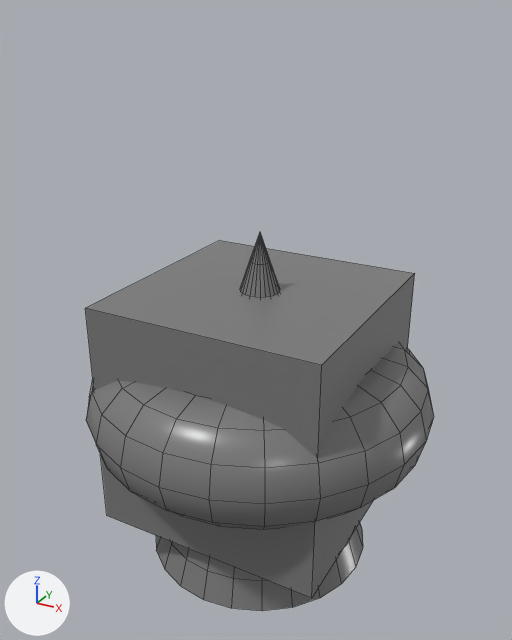
What one commit did to the COLLADA model LD32/Assets/Meshes/Attributes.dae.
Both versions are drawn from a 50 mm camera at (1.31, -2.41, 1.56) aimed at (-0.01, -0.01, 0.36). Every picture has the same lights, and +X, +Y and +Z are marked at lower left. Mesh edges are drawn as thin lines.

Objects in the first picture: 'Attribute0', 'Attribute2', 'Attribute3'.
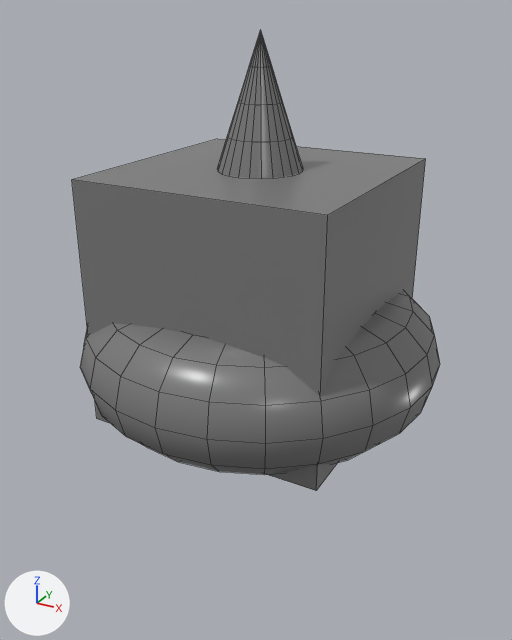
Pixel boxes [x1, y1, x2, y2] of what changed, in the pictures (512 x 640 px):
'Attribute0', mesh moved: before [85, 241, 415, 598]; after [72, 139, 425, 491]
'Attribute3', mesh moved: before [86, 343, 434, 529]; after [80, 291, 440, 475]
'Attribute2', mesh moved: before [156, 232, 363, 611]; after [217, 30, 303, 178]

What the commit changed:
me_attribute0 has 8 vertices, 6 faces and spans x -0.5..0.5, y -0.5..0.5, z -0.5..0.5.
me_attribute0 is used by ob_attribute0; location (0.0, 0.0, 0.0).
me_attribute0 part 1: the whole mesh is moved by (0.0, 0.0, 0.5).
me_attribute2 has 289 vertices, 289 faces and spans x -0.5..0.5, y -0.5..0.5, z -0.75..0.75.
me_attribute2 is used by ob_attribute2; location (0.0, 0.0, 0.0).
me_attribute2 part 2: the whole mesh is moved by (0.0, 0.0, 0.75).
me_attribute3 has 288 vertices, 288 faces and spans x -0.75..0.75, y -0.75..0.75, z -0.25..0.25.
me_attribute3 is used by ob_attribute3; location (0.0, 0.0, 0.0).
me_attribute3 part 3: the whole mesh is moved by (0.0, 0.0, 0.25).
